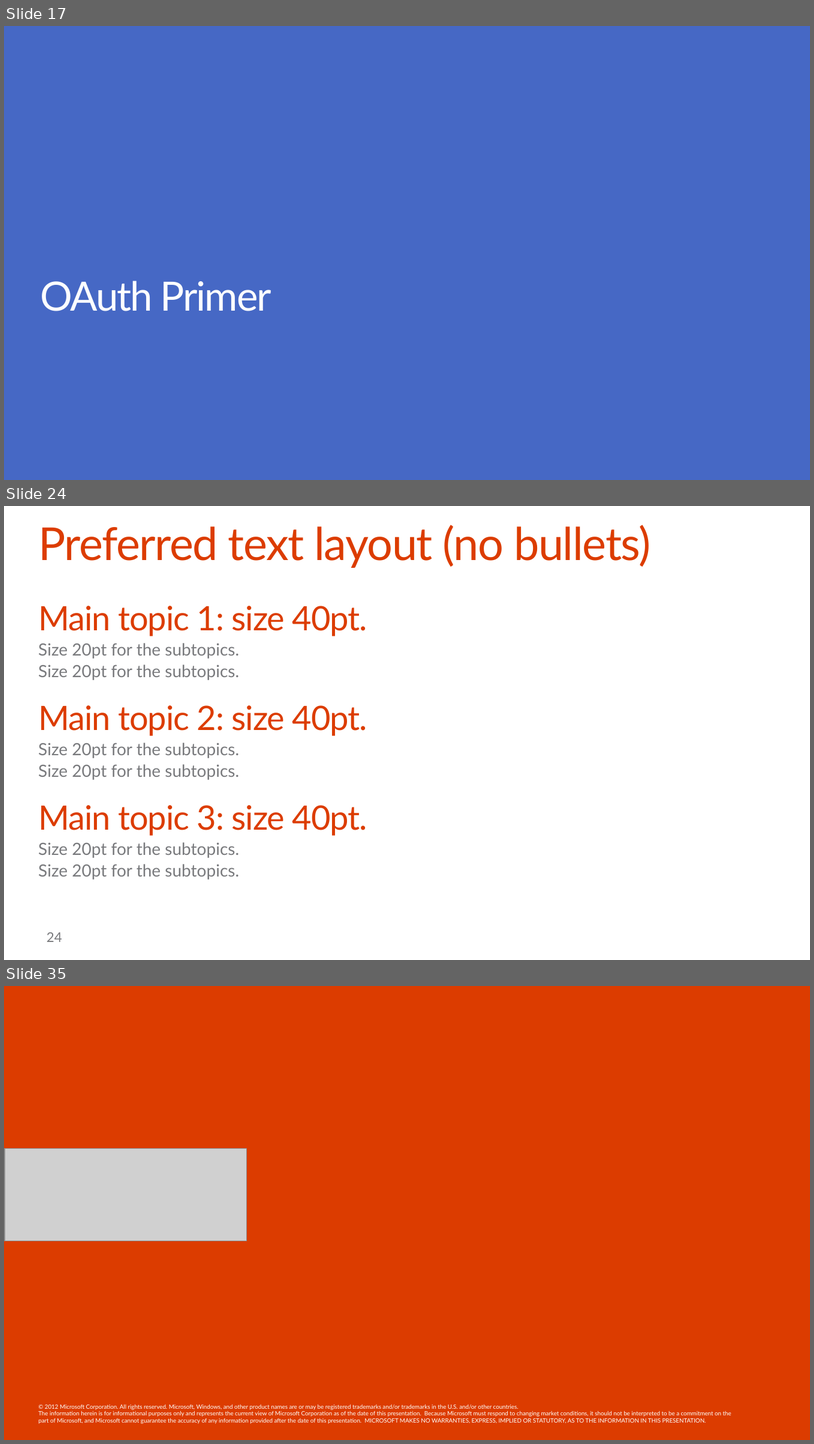
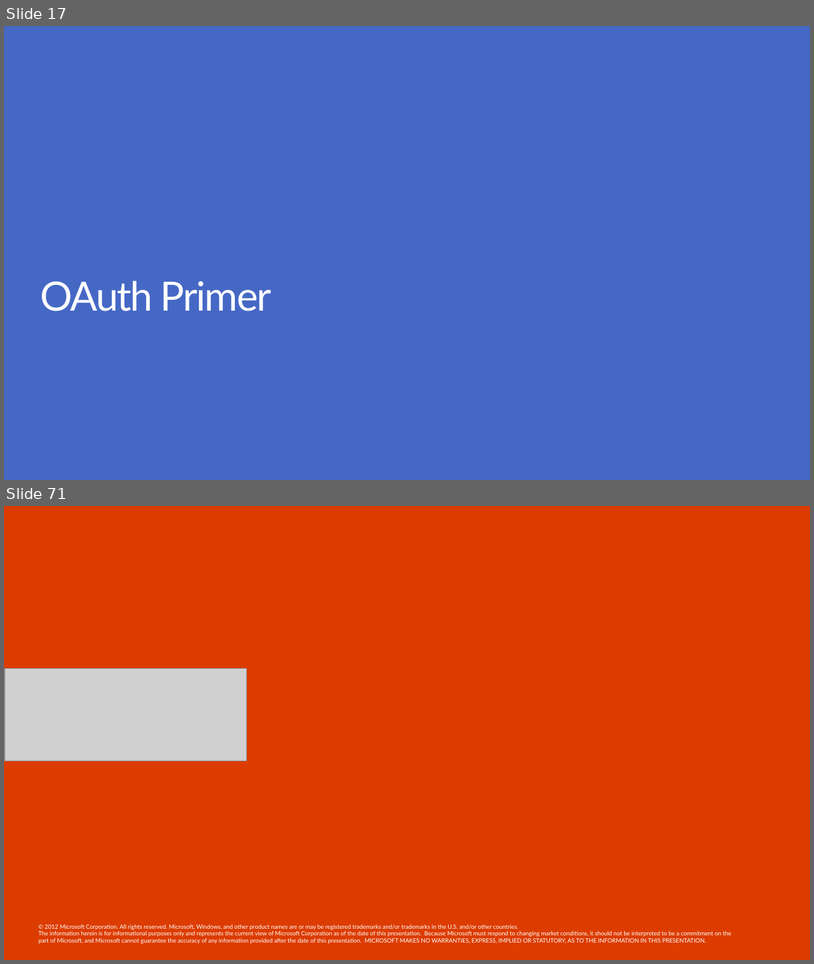
Before and after one commit to OfficeDev/TrainingContent, a slide deck: O3652-7 Deep Dive into Security and OAuth/O3652-7 Deep Dive into Security and OAuth.pptx. Shown one above the other, each under a label of ours: slides 17, 24 and 35 before the commit, slides 17 and 71 after it; the slides between them are not shown. The pictures are 814x1444 and 814x964 pixels, drawn with LibreOffice and Linux fonts; fonts in the diff are those of the drawing; grey boxes stand for pictures; background and template pictures are left out. Boxes give left, top, right and bottom in pixels: in the first picture for what was removed or moved away, otherwise in the second. Text is boxed around its words. In the diff, an @@ line names an element or a change of style, - is before the commit and + after.

```diff
--- a/O3652-7 Deep Dive into Security and OAuth/O3652-7 Deep Dive into Security and OAuth.pptx
+++ b/O3652-7 Deep Dive into Security and OAuth/O3652-7 Deep Dive into Security and OAuth.pptx
@@ slide 24 removed at (x1=4, y1=506, x2=810, y2=960), background #FFFFFF @@
@@ title removed at (x1=38, y1=525, x2=651, y2=568) @@
-Preferred text layout (no bullets)
@@ text removed at (x1=38, y1=606, x2=368, y2=879) @@
-Main topic 1: size 40pt.
-  Size 20pt for the subtopics.
-  Size 20pt for the subtopics.
-Main topic 2: size 40pt.
-  Size 20pt for the subtopics.
-  Size 20pt for the subtopics.
-Main topic 3: size 40pt.
-  Size 20pt for the subtopics.
-  Size 20pt for the subtopics.
@@ page number removed at (x1=47, y1=932, x2=62, y2=942) @@
-24
@@ what was slide 35 is now slide 71 @@
```
Also in this commit, not shown: 13 slides changed, 49 slides added, 12 other slides removed.
